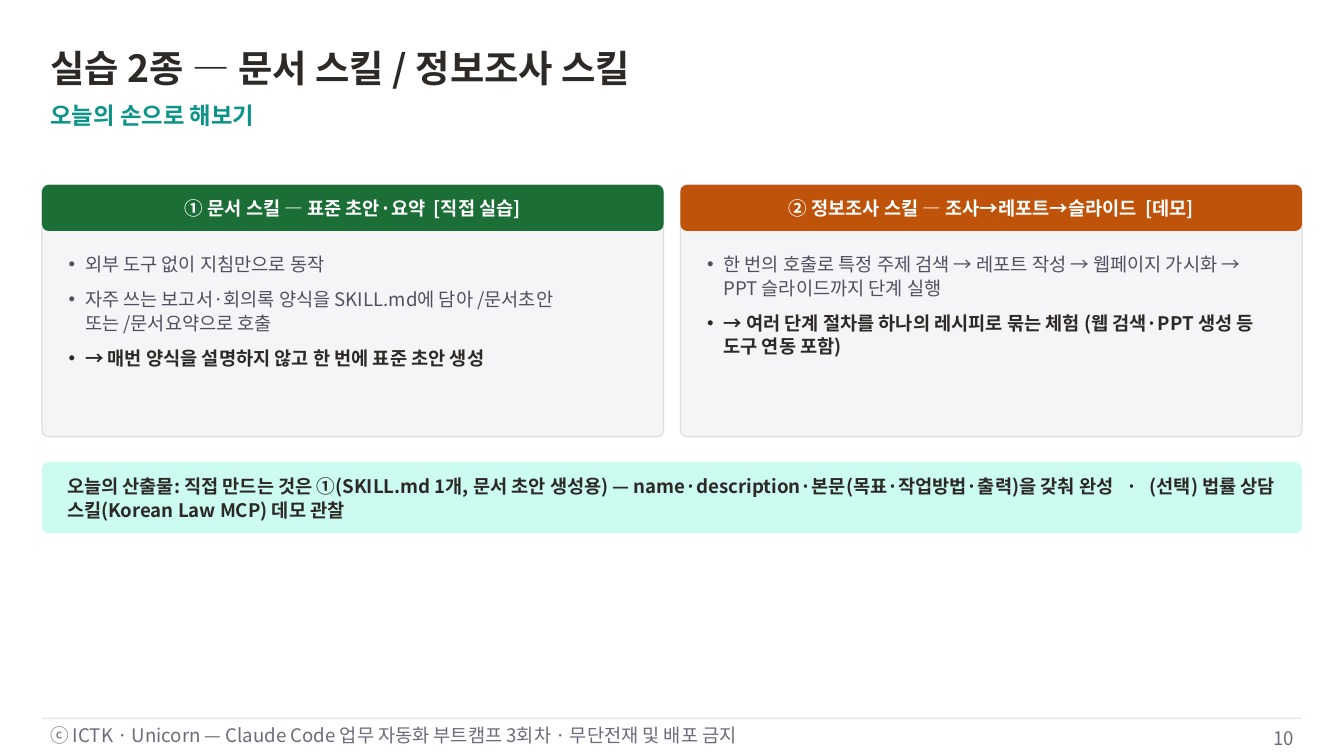
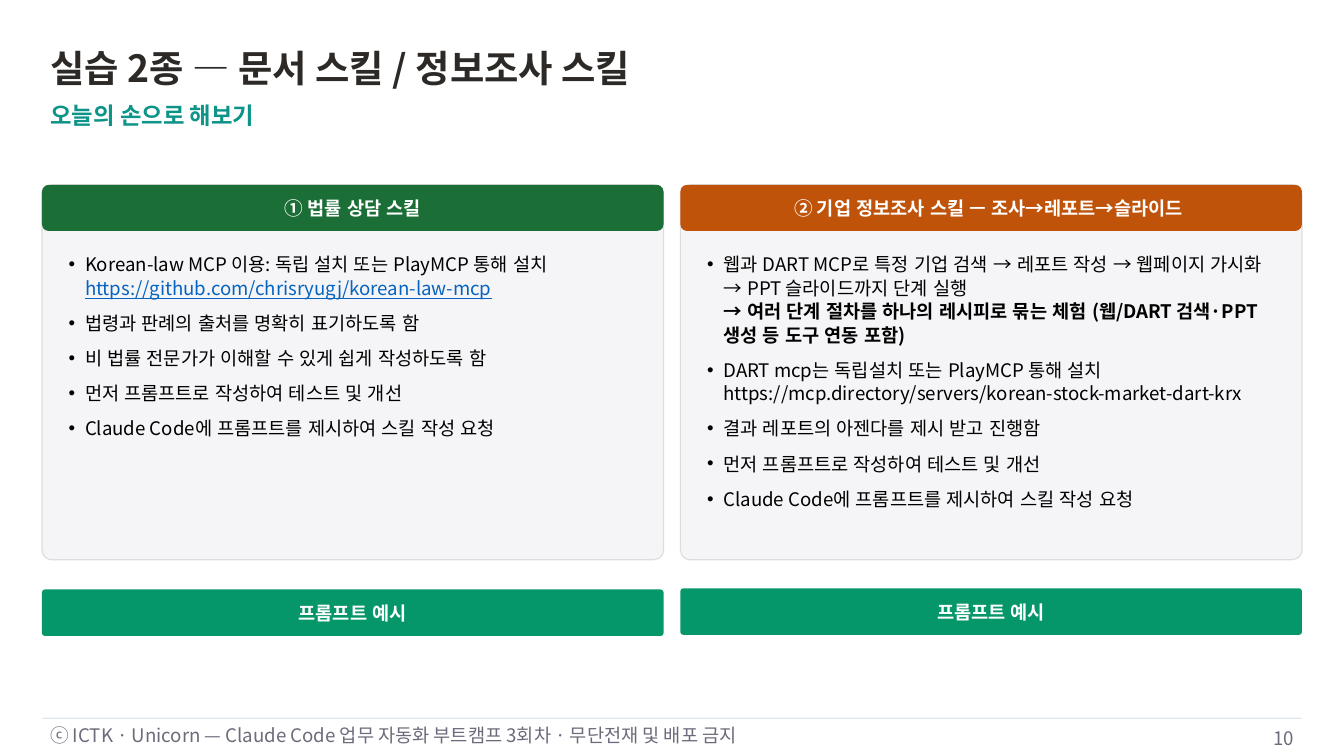
Before and after one commit to unicorn-campus/ai-automation, a slide deck: slide 10 of decks/03-skill-basics/3회차-Skill기초.pptx. Drawn at 1344x756 pixels with LibreOffice and Linux fonts; fonts in the diff are those of the drawing. Boxes give left, top, right and bottom in pixels: in the first picture for what was removed or moved away, otherwise in the second. Text is boxed around its words. In the diff, an @@ line names an element or a change of style, - is before the commit and + after.

```diff
--- a/decks/03-skill-basics/3회차-Skill기초.pptx
+++ b/decks/03-skill-basics/3회차-Skill기초.pptx
@@ rounded rectangle: place and size @@
-rounded rectangle at (42,185,664,437)
+rounded rectangle at (42,185,664,559)
@@ text at (285,196,420,221): text changed @@
-① 문서 스킬 — 표준 초안·요약 [직접 실습]
+① 법률 상담 스킬
@@ rounded rectangle: place and size @@
-rounded rectangle at (680,185,1302,437)
+rounded rectangle at (680,185,1302,559)
@@ text at (794,199,1182,217): text changed @@
-② 정보조사 스킬 — 조사→레포트→슬라이드 [데모]
+② 기업 정보조사 스킬 — 조사→레포트→슬라이드
@@ text at (85,255,547,437): text changed; text colour #505060 to #000000 @@
-• 외부 도구 없이 지침만으로 동작
-• 자주 쓰는 보고서·회의록 양식을 SKILL.md에 담아 /문서초안 또는 /문서요약으로 호출
-• → 매번 양식을 설명하지 않고 한 번에 표준 초안 생성
+• Korean-law MCP 이용: 독립 설치 또는 PlayMCP 통해 설치
+  https://github.com/chrisryugj/korean-law-mcp
+• 법령과 판례의 출처를 명확히 표기하도록 함
+• 비 법률 전문가가 이해할 수 있게 쉽게 작성하도록 함
+• 먼저 프롬프트로 작성하여 테스트 및 개선
+• Claude Code에 프롬프트를 제시하여 스킬 작성 요청
@@ text at (723,255,1262,508): text changed; text colour #505060 to #000000 @@
-• 한 번의 호출로 특정 주제 검색 → 레포트 작성 → 웹페이지 가시화 → PPT 슬라이드까지 단계 실행
-• → 여러 단계 절차를 하나의 레시피로 묶는 체험 (웹 검색·PPT 생성 등 도구 연동 포함)
+• 웹과 DART MCP로 특정 기업 검색 → 레포트 작성 → 웹페이지 가시화 → PPT 슬라이드까지 단계 실행
+  → 여러 단계 절차를 하나의 레시피로 묶는 체험 (웹/DART 검색·PPT 생성 등 도구 연동 포함)
+• DART mcp는 독립설치 또는 PlayMCP 통해 설치
+  https://mcp.directory/servers/korean-stock-market-dart-krx
+• 결과 레포트의 아젠다를 제시 받고 진행함
+• 먼저 프롬프트로 작성하여 테스트 및 개선
+• Claude Code에 프롬프트를 제시하여 스킬 작성 요청
@@ rounded rectangle removed at (42,462,1302,533) @@
@@ text removed at (67,477,1275,521) @@
-오늘의 산출물: 직접 만드는 것은 ①(SKILL.md 1개, 문서 초안 생성용) — name·description·본문(목표·작업방법·출력)을 갖춰 완성 · (선택) 법률 상담 스킬(Korean Law MCP) 데모 관찰
@@ rounded rectangle added at (42,590,664,636), fill #059669 @@
@@ rounded rectangle added at (680,588,1302,634), fill #059669 @@
@@ text added at (299,604,406,622), 16 pt, text #FFFFFF, bold @@
+프롬프트 예시
@@ text added at (937,603,1045,621), 16 pt, text #FFFFFF, bold @@
+프롬프트 예시
```
Also in this commit, not shown: 1 other slide changed, 10 other files.
